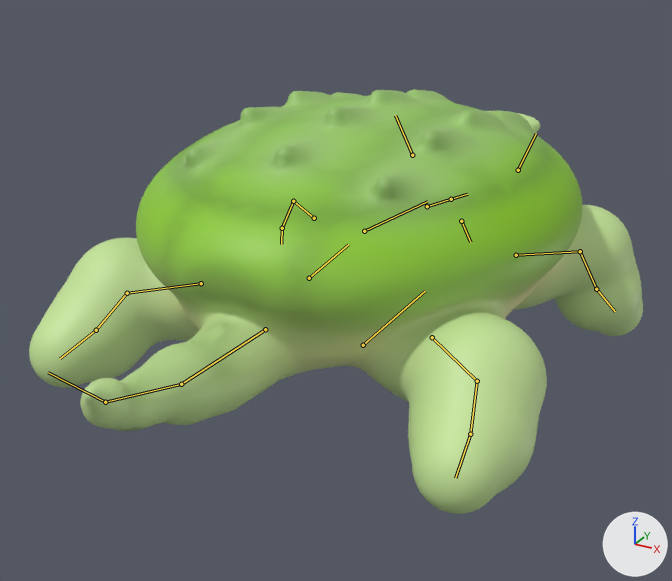
The glTF model game/art/models/snapping_turtle.glb, before and after one commit.
Both versions are drawn from a camera (50 mm lens) standing at (0.389, -0.765, 0.472) and looking at (-0.01, -0.04, 0.11). The axes (+X, +Y, +Z) are drawn at lower right. The lights are the same throughout. The first picture is the older version. Both versions are drawn at frame 4 of the action 'victory'; the numbers are the values there. The bones that bend it are drawn over the model as lines.

Objects in the first picture: 'snapping_turtle_movie'.
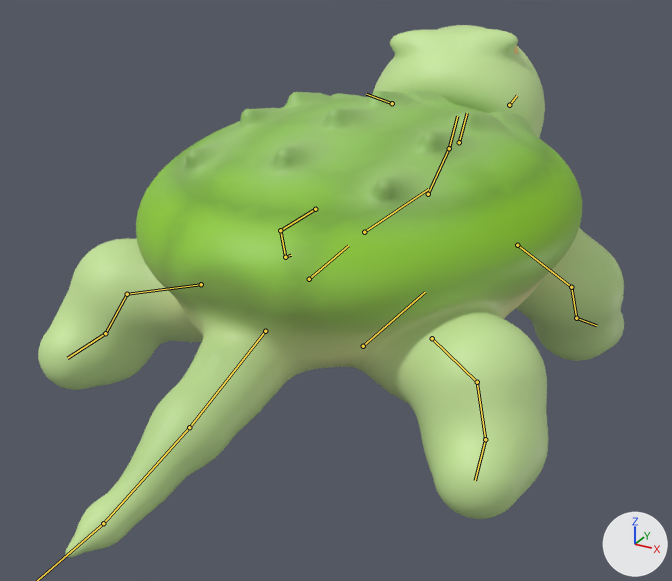
The change in detail:
Bone 'chest' (bone_chest) turns from (0, 0, 0) to (6, 0, 0) degrees about its own x, y and z.
Bone 'neck' (bone_neck) turns from (-13, 0, 0) to (21, 0, 2) degrees about its own x, y and z.
Bone 'head' (bone_head) turns from (11, 0, 0) to (10, 0, 9) degrees about its own x, y and z.
Bone 'jaw' (bone_jaw) turns from (-35, 0, 0) to (0, 0, 0) degrees about its own x, y and z.
Bone 'ear.L' (bone_ear_l) turns from (-11, 0, 3) to (0, 0, 0) degrees about its own x, y and z.
Bone 'ear.R' (bone_ear_r) turns from (-11, 0, -7) to (0, 0, 0) degrees about its own x, y and z.
Bone 'fl_upper.L' (bone_fl_upper_l) turns from (25, 0, 0) to (-20, 0, 0) degrees about its own x, y and z.
Bone 'fl_lower.L' (bone_fl_lower_l) turns from (-35, 0, 0) to (6, 0, 0) degrees about its own x, y and z.
Bone 'fl_foot.L' (bone_fl_foot_l) turns from (-15, 0, 0) to (5, 0, 0) degrees about its own x, y and z.
Bone 'fl_upper.R' (bone_fl_upper_r) turns from (25, 0, 0) to (-20, 0, 0) degrees about its own x, y and z.
Bone 'fl_lower.R' (bone_fl_lower_r) turns from (-35, 0, 0) to (6, 0, 0) degrees about its own x, y and z.
Bone 'fl_foot.R' (bone_fl_foot_r) turns from (-15, 0, 0) to (-5, 0, 0) degrees about its own x, y and z.
Bone 'tail1' (bone_tail1) turns from (-20, 0, 0) to (0, 0, 0) degrees about its own x, y and z.
Bone 'tail2' (bone_tail2) turns from (-20, 0, -7) to (0, 0, 6) degrees about its own x, y and z.
Bone 'tail3' (bone_tail3) turns from (-20, 0, -12) to (0, 0, 10) degrees about its own x, y and z.
Bone 'hl_lower.L' (bone_hl_lower_l) turns from (-15, 0, 0) to (14, 0, 0) degrees about its own x, y and z.
Bone 'hl_foot.L' (bone_hl_foot_l) turns from (20, 0, 0) to (-11, 0, 0) degrees about its own x, y and z.
Bone 'hl_lower.R' (bone_hl_lower_r) turns from (-15, 0, 0) to (14, 0, 0) degrees about its own x, y and z.
Bone 'hl_foot.R' (bone_hl_foot_r) turns from (20, 0, 0) to (-11, 0, 0) degrees about its own x, y and z.

Location of each change, (x1, y1, x2, y2) in pixels of the pictures (672 x 581 px):
'snapping_turtle_movie', posed (25% taller): before (29, 89, 643, 514); after (38, 25, 624, 557)
bone 'chest', root to tip: before (364, 231) to (427, 201); after (364, 232) to (428, 189)
bone 'neck', root to tip: before (427, 206) to (451, 199); after (428, 194) to (449, 148)
bone 'head', root to tip: before (451, 199) to (467, 194); after (449, 148) to (457, 116)
bone 'jaw', root to tip: before (461, 221) to (470, 242); after (459, 142) to (467, 113)
bone 'ear.L', root to tip: before (412, 155) to (395, 115); after (392, 103) to (366, 94)
bone 'ear.R', root to tip: before (518, 170) to (536, 133); after (509, 105) to (517, 95)
bone 'fl_upper.L', root to tip: before (314, 218) to (293, 201); after (315, 209) to (280, 230)
bone 'fl_lower.L', root to tip: before (293, 201) to (282, 228); after (280, 230) to (285, 257)
bone 'fl_foot.L', root to tip: before (282, 228) to (281, 244); after (285, 257) to (291, 255)
bone 'fl_upper.R', root to tip: before (516, 255) to (580, 251); after (517, 245) to (571, 287)
bone 'fl_lower.R', root to tip: before (580, 251) to (596, 289); after (571, 287) to (576, 318)
bone 'fl_foot.R', root to tip: before (596, 289) to (615, 311); after (576, 318) to (596, 325)
bone 'tail1', root to tip: before (265, 329) to (181, 384); after (265, 331) to (189, 427)
bone 'tail2', root to tip: before (181, 384) to (105, 402); after (189, 427) to (103, 523)
bone 'hl_lower.L', root to tip: before (127, 293) to (96, 330); after (127, 294) to (105, 333)
bone 'hl_foot.L', root to tip: before (96, 330) to (60, 358); after (105, 333) to (67, 358)
bone 'hl_lower.R', root to tip: before (477, 381) to (470, 434); after (477, 382) to (485, 439)
bone 'hl_foot.R', root to tip: before (470, 434) to (455, 478); after (485, 439) to (475, 480)
